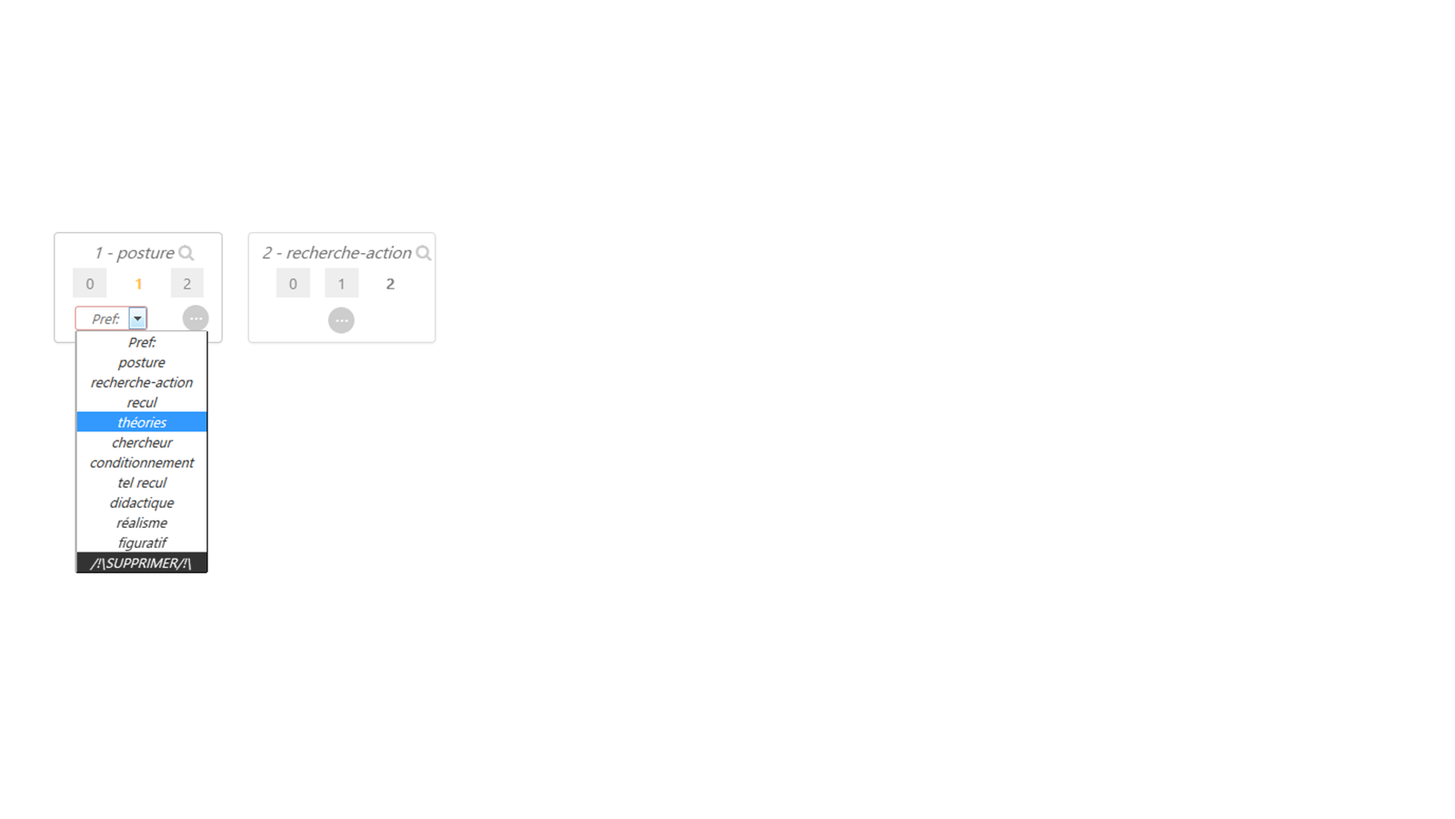
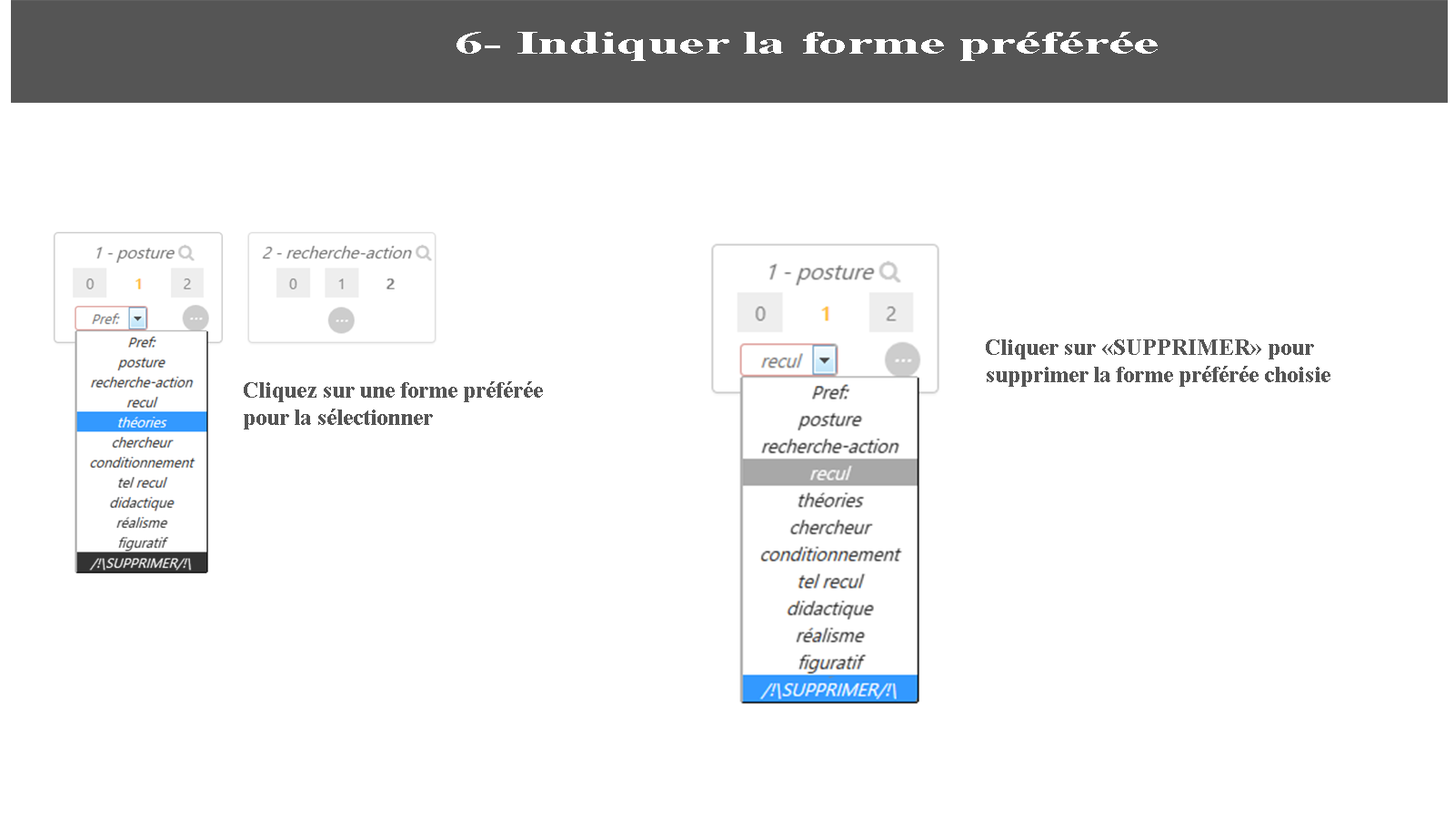
Revision of a layered (1455, 819) image; what changed, layer by layer:
added layer "6- Indiquer la forme préférée" above "Calque 2" over <box>456,31,1158,61</box>
added layer "Calque 2" above "rectBl" over <box>10,0,1449,103</box>
added layer "Cliquez sur une forme préférée pour la sélectionner" above "Cliquer sur «SUPPRIMER» pour supprimer la forme préférée choisi" over <box>243,381,544,430</box>
added layer "Cliquer sur «SUPPRIMER» pour supprimer la forme préférée choisi" above "supprimerPreference copie" over <box>985,339,1331,387</box>
added layer "supprimerPreference copie" above "supprimerPreference" over <box>711,242,989,705</box>
added layer "supprimerPreference" above "preference copie" over <box>711,242,989,705</box>
